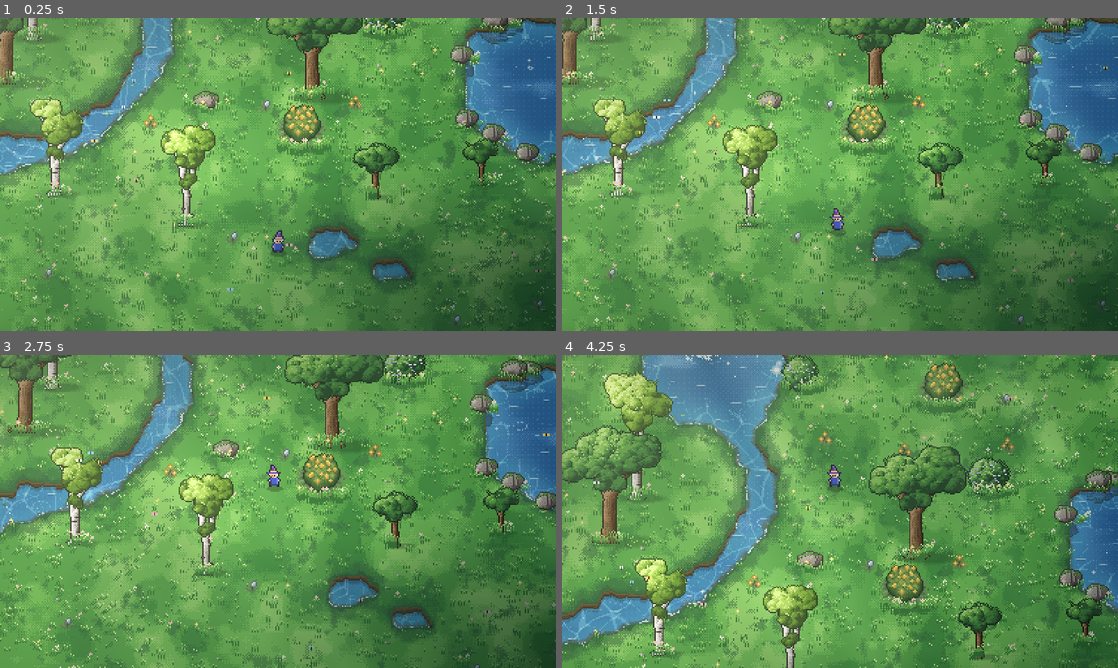
Above: before the commit, frames 1-4 (two rows, left to right).
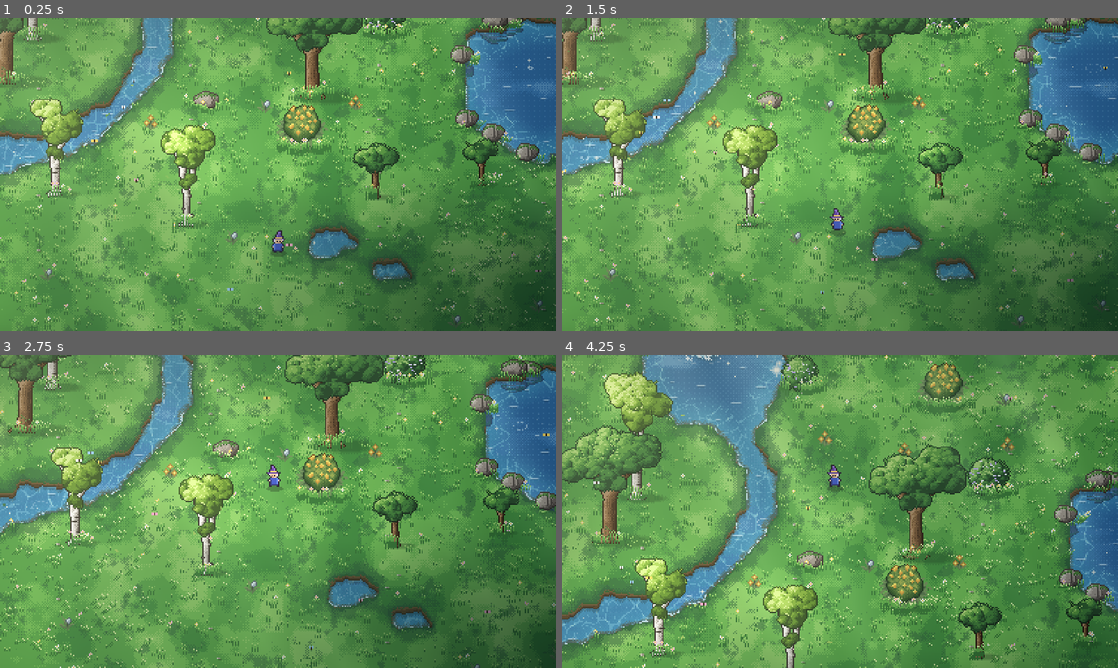
Above: after the commit, the same moments.

Repository: OMEN-2778/Verdelia
Game: Godot game, scene res://scenes/water_demo.tscn
Two runs of this game, one before a commit and one after it. Both use one fixed random seed, a clock stepped at 60 frames per second and the inputs below. This scene is started directly instead of the project's main scene.
Inputs:
- Up to frame 1 (0.25 s): no input
- Up to frame 2 (1.5 s): no input
- Up to frame 3 (2.75 s): no input
- Up to frame 4 (4.25 s): no input

The runs differ from the first frame. In frame 1, 1.0% of the frame differs, in the area x 0-100%, y 0-84%; in frame 2, 1.0%; in frame 3, 1.1%; in frame 4, 1.5%, in the area x 0-100%, y 0-93%.

Commit message:
Shrink the caustic web
caustic_size 22 -> 14, and the warp and line-width noise now scale with it so
the whole pattern shrinks in proportion.

Co-Authored-By: Claude Opus 5.5 <noreply@anthropic.com>
Claude-Session: https://claude.ai/code/session_01Y3QepJTJgk9rCJ93wTDK78

Diff:
--- a/world/water/water.gdshader
+++ b/world/water/water.gdshader
@@ -63,7 +63,7 @@
 
 group_uniforms caustics;
 uniform float caustic_strength : hint_range(0.0, 1.0) = 0.8;
-uniform float caustic_size = 22.0;  // px per caustic cell
+uniform float caustic_size = 14.0;  // px per caustic cell (the whole web scales with it)
 uniform float caustic_reach : hint_range(0.05, 1.0) = 0.6;  // how far from the shore they show (1 = water_depth_cells)
 uniform float caustic_speed = 0.8;
 
@@ -119,9 +119,10 @@
 // a slowly drifting warp so the threads curve, with line widths that swell and pinch; where the
 // webs cross the light gathers into bright knots.
 float caustic(vec2 pix, float t) {
-	vec2 wp = pix + (vec2(vnoise(pix + vec2(t * 4.0, 0.0), 17.0), vnoise(pix + vec2(50.0, t * 3.0), 17.0)) - 0.5) * 9.0;
-	float w1 = 0.07 + 0.09 * vnoise(pix + vec2(9.0, t * 2.0), 23.0);
-	float w2 = 0.07 + 0.08 * vnoise(pix + vec2(t * 2.0, 40.0), 19.0);
+	float k = caustic_size / 22.0;  // the warp and width noise scale with the cells
+	vec2 wp = pix + (vec2(vnoise(pix + vec2(t * 4.0 * k, 0.0), 17.0 * k), vnoise(pix + vec2(50.0, t * 3.0 * k), 17.0 * k)) - 0.5) * 9.0 * k;
+	float w1 = 0.07 + 0.09 * vnoise(pix + vec2(9.0, t * 2.0 * k), 23.0 * k);
+	float w2 = 0.07 + 0.08 * vnoise(pix + vec2(t * 2.0 * k, 40.0), 19.0 * k);
 	float l1 = 1.0 - clamp(cell_border(wp / caustic_size, t) / w1, 0.0, 1.0);
 	float l2 = 1.0 - clamp(cell_border(wp / (caustic_size * 0.71) + vec2(3.7, 1.3), t * 1.3 + 2.0) / w2, 0.0, 1.0);
 	return l1 * 0.75 + l2 * 0.55;
Binary file changed: docs/art/water-beach.png
Binary file changed: docs/art/water-lake-sun.png
Binary file changed: docs/art/water-pond.png
Binary file changed: docs/art/water-stream.png
Binary file changed: docs/art/water-waterfall.png
Not shown, changed: CHANGELOG.md
Not shown, changed: docs/art/water-demo.mp4
